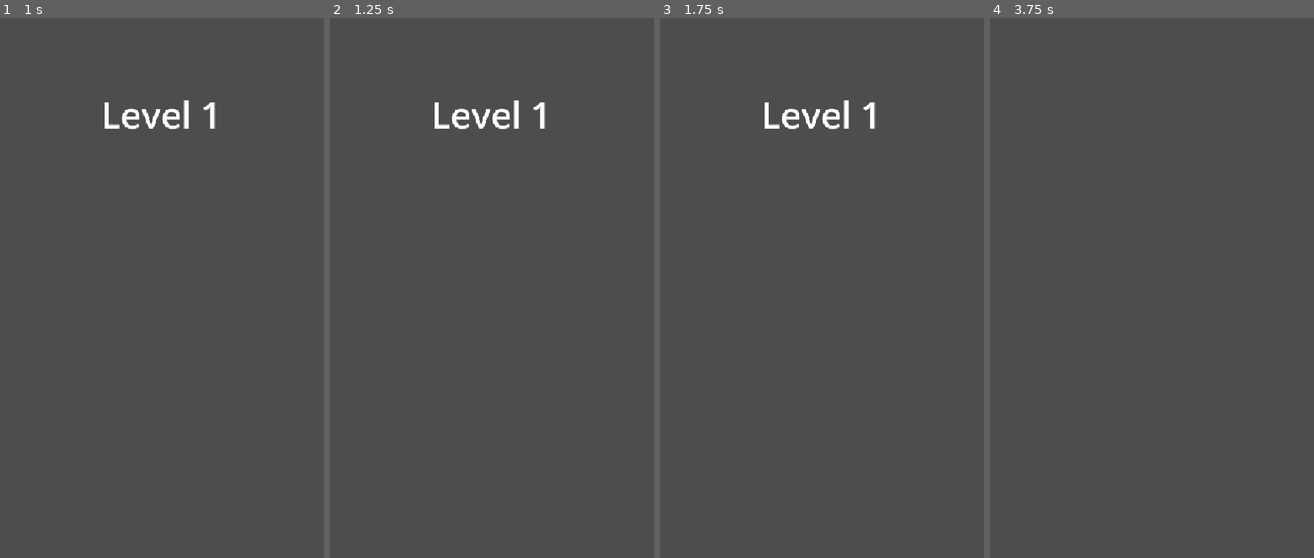
Above: before the commit, frames 1-4 (left to right).
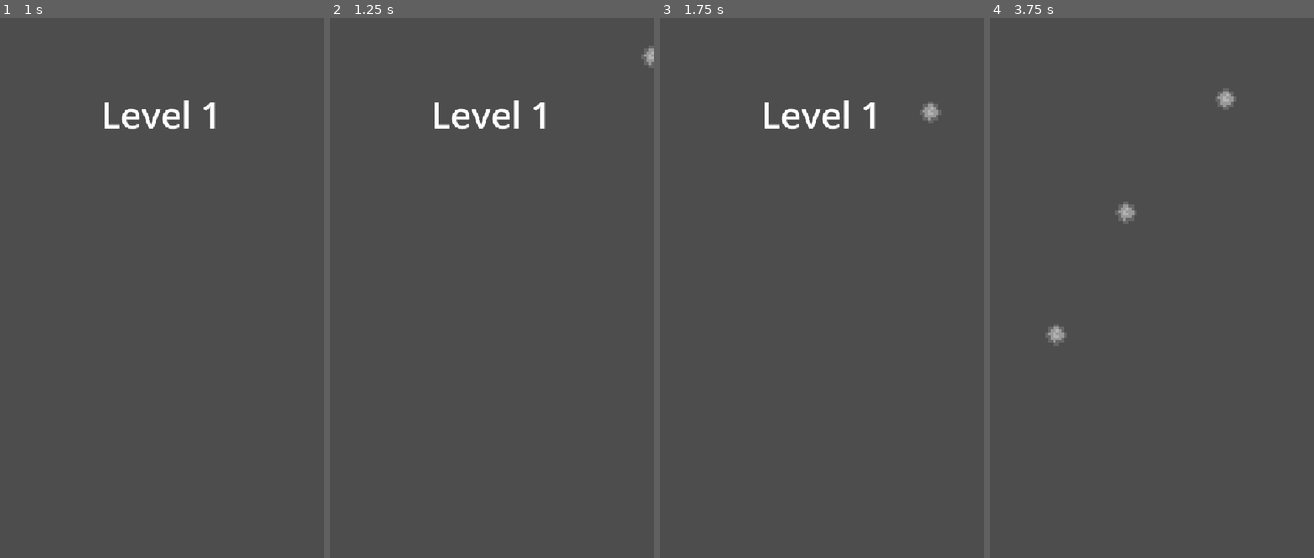
Above: after the commit, the same moments.

Repository: Fatsermint/Space
Game: Godot game, scene res://Scenes/main.tscn
Same seed, same stepped clock (60 frames per second), same inputs: the game is played once before the commit and once after it.
Inputs (mouse positions are in pixels of both pictures, inside the frame that each line leads up to):
- Up to frame 1 (1 s): tap Enter at 0.5 s; move the mouse to (233, 261) at 0.52 s; hold D (right) from 0.53 s (still down); tap F (fire) at 0.6 s; click (233, 261) at 0.67 s
- Up to frame 2 (1.25 s): keep holding D (right)
- Up to frame 3 (1.75 s): move the mouse to (757, 315) at 1.27 s; release D (right) at 1.28 s; hold Down from 1.28 s (still down); tap F (fire) at 1.35 s
- Up to frame 4 (3.75 s): move the mouse to (1184, 169) at 2.02 s; release Down at 2.03 s; hold D (right) 2.03-2.78 s; tap Alt at 2.1 s; tap F (fire) at 2.3, 3.05, 3.6 s; move the mouse to (1135, 396) at 2.77 s; hold Up 2.78-3.53 s; tap Shift at 2.85 s; click (1135, 396) at 2.92 s; move the mouse to (1249, 369) at 3.52 s; hold A (left) from 3.53 s (still down)

Frame 1 is identical in both runs. In frame 2, 0.1% of the frame differs, in the area x 96-100%, y 5-10%; in frame 3, 0.2%; in frame 4, 0.6%, in the area x 17-77%, y 13-61%.

Commit message:
New ReadME and coins

Diff:
--- a/Scenes/main.tscn
+++ b/Scenes/main.tscn
@@ -1,7 +1,18 @@
 [gd_scene format=3 uid="uid://bgb80gyhttkis"]
 
 [ext_resource type="Script" uid="uid://dtd1dxgtoj7m4" path="res://Scripts/main.gd" id="1_jjgbg"]
-[ext_resource type="FontFile" uid="uid://dkru7m5dcdtds" path="res://Assets/Quantico-Bold.ttf" id="2_bo1nx"]
+[ext_resource type="Texture2D" uid="uid://3ttdlq4hfrsj" path="res://Assets/drawing.svg" id="2_bo1nx"]
+
+[sub_resource type="ParticleProcessMaterial" id="ParticleProcessMaterial_5ivno"]
+emission_shape_offset = Vector3(100, 0, 0)
+emission_shape_scale = Vector3(5, 5, 5)
+emission_shape = 3
+emission_box_extents = Vector3(1, 1, 1)
+angle_min = -402.6
+angle_max = 263.2
+spread = 180.0
+initial_velocity_max = 1000.0
+gravity = Vector3(0, 0, 0)
 
 [node name="main" type="Node2D" unique_id=1427620502]
 script = ExtResource("1_jjgbg")
@@ -20,6 +31,14 @@
 offset_right = 113.0
 offset_bottom = -1403.0
 grow_horizontal = 2
-theme_override_fonts/font = ExtResource("2_bo1nx")
 theme_override_font_sizes/font_size = 67
 text = "Level 2"
+
+[node name="asteroid" type="GPUParticles2D" parent="." unique_id=520892611]
+position = Vector2(329, -1026)
+amount = 30
+texture = ExtResource("2_bo1nx")
+lifetime = 30.0
+speed_scale = 2.0
+randomness = 1.0
+process_material = SubResource("ParticleProcessMaterial_5ivno")
--- a/Scenes/settings.tscn
+++ b/Scenes/settings.tscn
@@ -49,7 +49,7 @@
 
 [node name="Label" type="Label" parent="VBoxContainer/HBoxContainer3" unique_id=1709090343]
 layout_mode = 2
-text = "Limited FPS"
+text = "Unlimited FPS"
 
 [node name="CheckButton" type="CheckButton" parent="VBoxContainer/HBoxContainer3" unique_id=1720312822]
 layout_mode = 2
--- a/Scripts/GlobalVariables.gd
+++ b/Scripts/GlobalVariables.gd
@@ -2,10 +2,17 @@
 
 
 var bulletDamages = [20]
-var whitelistedObjectsNames = ["bullets", "Camera", "Label"]
+var whitelistedObjectsNames = ["bullets", "Camera", "Label", "asteroid", "Settings"]
 var playerInfo = {
 	"level": 0,
-	"bullet": "level1"
+	"bullet": "level1",
+	"failed": false,
+	"coins": 0,
+	"hp": 200,
+	"stats":{
+		"fired":0,
+		"enemydestroyed":0
+	}
 }
 
 var enemyInfo = {
@@ -15,7 +22,8 @@
 			"%":1,
 			"normal":0
 		},
-		"speed":1
+		"speed":1,
+		"value": 10
 	},
 	"enemy2":{
 		"path": "res://Scenes/enemy_2.tscn",
@@ -23,7 +31,8 @@
 			"%":0.5,
 			"normal":5
 		},
-		"speed": 0.5
+		"speed": 0.5,
+		"value": 40
 	}
 }
 
--- a/Scripts/character_body_2d.gd
+++ b/Scripts/character_body_2d.gd
@@ -10,6 +10,7 @@
 	velocity = input_direction* speed
 
 	if Input.is_action_just_pressed("fire"):
+		GlobalVariables.playerInfo.stats.fired += 1
 		timesFired += 1
 		var bul = bullet.duplicate()
 		bul.name = GlobalVariables.playerInfo.bullet
--- a/Scripts/enemy.gd
+++ b/Scripts/enemy.gd
@@ -1,19 +1,16 @@
 extends Sprite2D
 @onready var healthBar: ProgressBar = $health
 
-
+var type
 func _process(delta: float) -> void:
 	if not $AnimationPlayer.current_animation == "explosion":
 		self.position.y += GlobalVariables.enemyInfo[self.editor_description].speed *delta *60
 	if self.position.y > -10:
-		succes(1)
+		succes()
 func _on_area_2d_area_entered(area: Area2D) -> void:
-
-
 	if area.get_parent().is_in_group("bullets"):
-		var type = self.editor_description
+		type = self.editor_description
 		var bulletType:String = area.get_parent().name
-		print("Bullet type ", bulletType)
 		area.get_parent().queue_free()
 		if (healthBar.value - (GlobalVariables.bulletDamages[0] * GlobalVariables.enemyInfo[type].shield["%"])-GlobalVariables.enemyInfo[type].shield.normal) < 0:
 			healthBar.value = 0
@@ -27,19 +24,19 @@
 
 
 		if healthBar.value == 0:
+			GlobalVariables.playerInfo.stats.enemydestroyed += 1
+
 			$AnimationPlayer.play("explosion")
 
 
 
 
-func succes(value):
-	get_tree().change_scene_to_file("res://Scenes/start_screen.tscn")
-
+func succes():
+	GlobalVariables.playerInfo.failed = true
 func showDamage(value, location, location2):
 	var label = $Label.duplicate()
 	add_child(label)
 	label.text = str(value)
-	print(location)
 	label.position = Vector2(location[0] - location2[0] +88, location[1] - location2[1] - 50)
 	var tween = create_tween()
 	tween.tween_property(label, "position:y", label.position.y -60, 1)
@@ -48,4 +45,6 @@
 
 
 func _on_animation_player_animation_finished(explosion) -> void:
+	GlobalVariables.playerInfo.coins += GlobalVariables.enemyInfo[type].value
+	print(GlobalVariables.playerInfo.coins," Coins!")
 	self.queue_free()
--- a/Scripts/main.gd
+++ b/Scripts/main.gd
@@ -26,7 +26,6 @@
 					var num = 0
 
 					for enemychild in GlobalVariables.levels[levelNum][enemytype].size():
-						print(GlobalVariables.levels[levelNum][enemytype].size(), "size")
 						var eneminfo = GlobalVariables.enemyInfo[enemytype]
 						var path = eneminfo.path
 						var packedScene:PackedScene = load(path)
@@ -38,7 +37,6 @@
 						enem.global_position = Vector2(level[enemytype][num][0][0], level[enemytype][num][0][1])
 						enem.find_child("health").value = level[enemytype][num][1]
 						num = num +1
-						print(num, "num")
 
 	if level.has("settings") and level["settings"] == true:
 		settings = settingsScene.instantiate()
@@ -65,6 +63,8 @@
 	pass
 
 func _process(delta: float) -> void:
+	if GlobalVariables.playerInfo.failed == true:
+		get_tree().change_scene_to_file("res://Scenes/start_screen.tscn")
 	if get_tree().get_nodes_in_group("enemy").is_empty() and finishing == false:
 
 		_finish_level_text()
@@ -98,7 +98,6 @@
 	await get_tree().create_timer(0.8, false).timeout
 	_finis_level(GlobalVariables.playerInfo["level"])
 
-	print(GlobalVariables.playerInfo["level"])
 
 
 func _finis_level(level):
@@ -106,7 +105,6 @@
 		if not GlobalVariables.whitelistedObjectsNames.has(child.name):
 			child.queue_free()
 	GlobalVariables.playerInfo["level"] = level +1
-	print(GlobalVariables.playerInfo["level"])
 
 	generate_level(GlobalVariables.playerInfo["level"])
 	finishing = false
--- a/Scripts/start_screen.gd
+++ b/Scripts/start_screen.gd
@@ -22,7 +22,6 @@
 
 func _process(delta: float) -> void:
 	if GlobalVariables.playerInfo["level"]>=1:
-		print("failed at level", GlobalVariables.playerInfo["level"])
 		failedContainer.visible = true
 		$HBoxContainer/Label.text = "You failed at level "+str(GlobalVariables.playerInfo["level"])
 		await get_tree().create_timer(5).timeout
--- a/project.godot
+++ b/project.godot
@@ -46,11 +46,13 @@
 left={
 "deadzone": 0.2,
 "events": [Object(InputEventKey,"resource_local_to_scene":false,"resource_name":"","device":-1,"window_id":0,"alt_press …(191 unchanged characters)…
+, Object(InputEventKey,"resource_local_to_scene":false,"resource_name":"","device":-1,"window_id":0,"alt_pressed":false,"shift_pressed":false,"ctrl_pressed":false,"meta_pressed":false,"pressed":false,"keycode":0,"physical_keycode":4194319,"key_label":0,"unicode":0,"location":0,"echo":false,"script":null)
 ]
 }
 right={
 "deadzone": 0.2,
 "events": [Object(InputEventKey,"resource_local_to_scene":false,"resource_name":"","device":-1,"window_id":0,"alt_press …(192 unchanged characters)…
+, Object(InputEventKey,"resource_local_to_scene":false,"resource_name":"","device":-1,"window_id":0,"alt_pressed":false,"shift_pressed":false,"ctrl_pressed":false,"meta_pressed":false,"pressed":false,"keycode":0,"physical_keycode":4194321,"key_label":0,"unicode":0,"location":0,"echo":false,"script":null)
 ]
 }
 up={
Not shown, changed: readme.md
